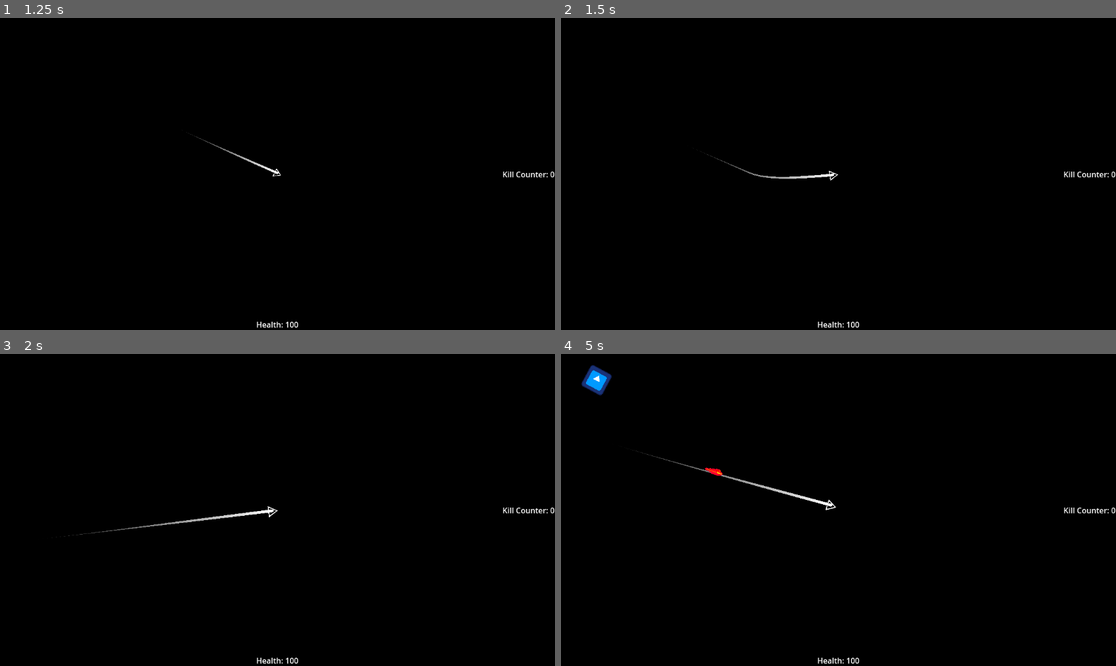
Above: before the commit, frames 1-4 (two rows, left to right).
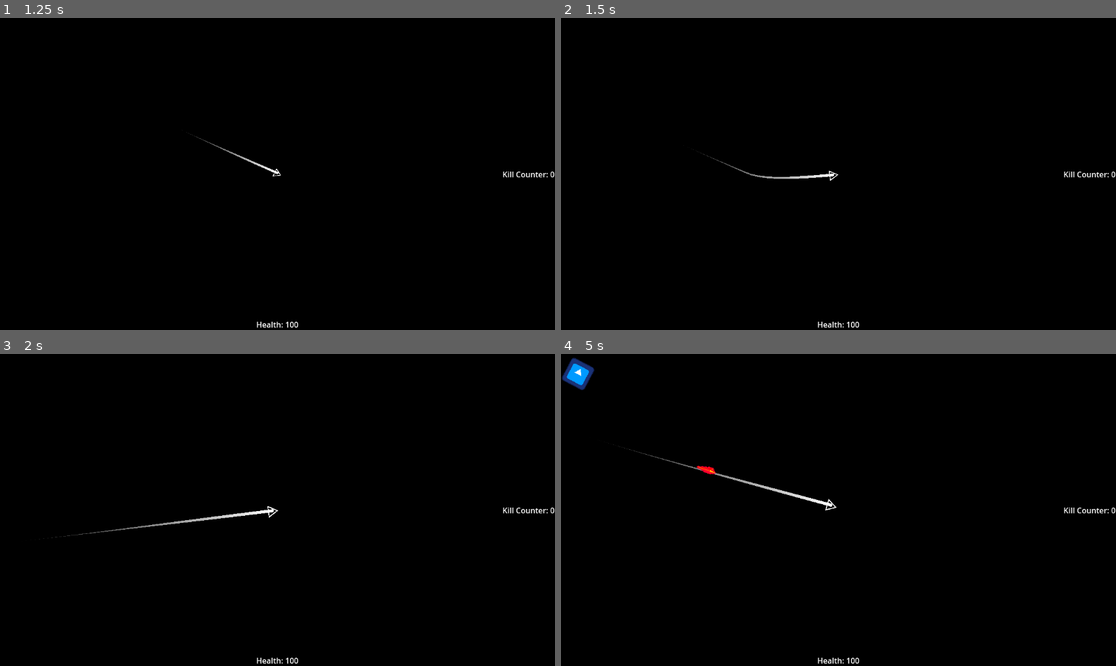
Above: after the commit, the same moments.

Repository: HazarBakir/void_blade
Game: Godot game, scene res://Scenes/main_menu.tscn
Two runs of this game, one before a commit and one after it. Both use one fixed random seed, a clock stepped at 60 frames per second and the inputs below. The engine's default icon, where the game draws it, is replaced by a stand-in: a white triangle on a blue panel in a dark square.
Inputs (mouse positions are in pixels of both pictures, inside the frame that each line leads up to):
- Up to frame 1 (1.25 s): click "Play" at 0.5 s
- Up to frame 2 (1.5 s): move the mouse to (960, 158) at 1.27 s; press the mouse at (960, 158) at 1.28 s
- Up to frame 3 (2 s): no input
- Up to frame 4 (5 s): move the mouse to (727, 525) at 2.02 s; release the mouse at (727, 525) at 2.03 s; click (727, 525) at 2.1 s; tap Enter at 2.75 s; move the mouse to (894, 441) at 2.77 s; press the mouse at (894, 441) at 2.78 s; move the mouse to (810, 572) at 3.52 s; release the mouse at (810, 572) at 3.53 s; click (810, 572) at 3.6 s; move the mouse to (1005, 556) at 4.27 s; press the mouse at (1005, 556) at 4.28 s

Frame 1 is identical in both runs. In frame 2, 0.1% of the frame differs, in the area x 23-51%, y 42-53%; in frame 3, less than 0.1%; in frame 4, 0.8%, in the area x 0-50%, y 1-51%.

Commit message:
fix: bullet damage on hit while:
player is NOT attacking.

Diff:
--- a/Scripts/Player/player_movement.gd
+++ b/Scripts/Player/player_movement.gd
@@ -14,7 +14,7 @@
 var accel: float = 10.0
 var decel: float = 5.0
 var normal_zoom: Vector2 = Vector2(1.0, 1.0)
-var attack_zoom: Vector2 = Vector2(1.3, 1.3)
+var attack_zoom: Vector2 = Vector2(1.4, 1.4)
 var zoom_speed: float = 3.0
 var attack_damage : float = 100.0
 var self_damage: float = 10.0
@@ -30,7 +30,6 @@
 	camera.zoom = normal_zoom
 
 func _physics_process(delta: float) -> void:
-	print(is_attacking)
 	mouse_position = get_global_mouse_position()
 
 	if health_component.is_alive:
@@ -98,20 +97,11 @@
 func _is_enemy_area(area: Area2D) -> bool:
 	return area.get_parent().is_in_group("enemies")
 
-
 func _on_area_entered(area: Area2D) -> void:
-	print("Area entered!")
-
 	var attack = Attack.new()
 	if area is HitboxComponent:
-
 		if is_attacking:
 			var hitbox: HitboxComponent = area
 			attack.attack_damage = attack_damage
 			hitbox.damage(attack)
 			$Camera2D.screen_shake(8, 0.15)
-		else:
-			if area.get_parent().is_in_group("enemies"):
-				health_component.current_health = 0
-				attack.attack_damage = self_damage
-				hitbox_component.damage(attack)
--- a/Scripts/enemy/bullet.gd
+++ b/Scripts/enemy/bullet.gd
@@ -2,6 +2,8 @@
 @onready var bullet_particle: GPUParticles2D = $BulletParticle
 @onready var animated_sprite: AnimatedSprite2D = $AnimatedSprite2D
 @onready var particle_timer: Timer = $BulletParticle/Timer
+
+var damage: float = 10.0
 var speed: float = 500.0
 var target: CharacterBody2D
 var direction: Vector2 = Vector2.ZERO
@@ -62,10 +64,13 @@
 			player.get_node("Camera2D").screen_shake(intensity, time)
 
 func _on_area_entered(area: Area2D) -> void:
-	if area.is_in_group("player") or area.get_parent().is_in_group("player") and area is HitboxComponent:
+	var attack = Attack.new()
+	if area is HitboxComponent and area.get_parent().is_in_group("player"):
+		var hitbox = area
+		attack.attack_damage = damage
 		if target.is_attacking == false:
-		#PlayerStats.take_damage(10)
 			screen_shake_on_collision(15, 0.5)
+			hitbox.damage(attack)
 		else:
 			screen_shake_on_collision(3, 0.2)
 		_destroy_projectile()
